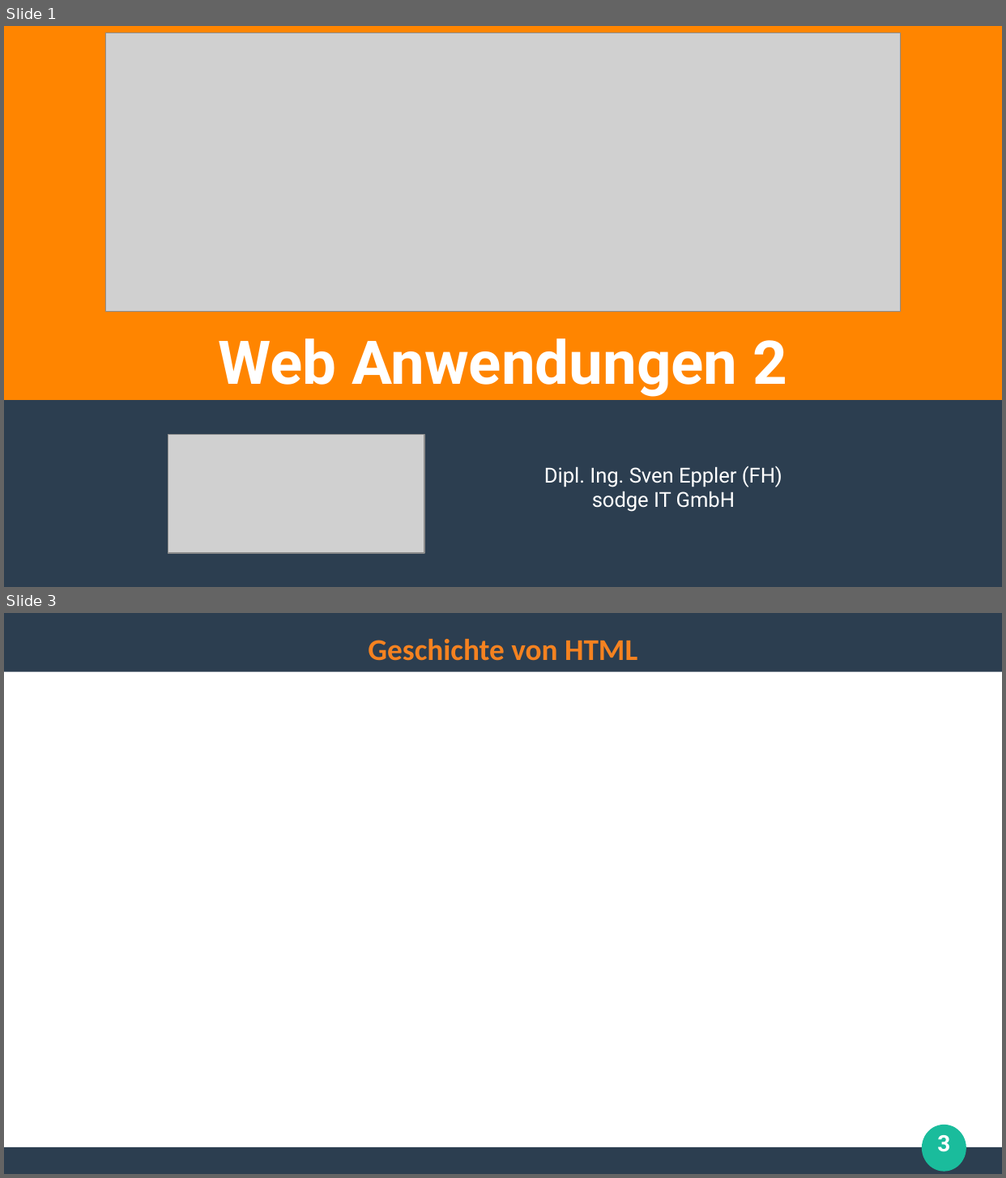
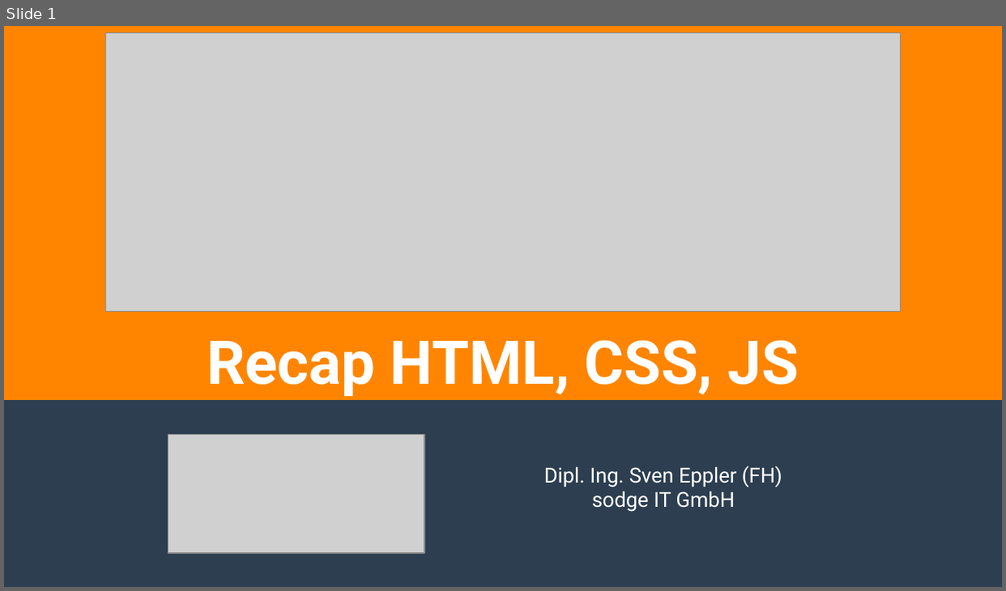
Before and after one commit to ghandmann/HS-AlbSig-WebAnwendungen2, a slide deck: Kapitel/01_Recap_HTML_CSS_JS.odp. Shown one above the other, each under a label of ours: slides 1 and 3 before the commit, slide 1 after it; the slides between them are not shown. The pictures are 1006x1178 and 1006x591 pixels, drawn with LibreOffice and Linux fonts; fonts in the diff are those of the drawing; grey boxes stand for pictures. Boxes give left, top, right and bottom in pixels: in the first picture for what was removed or moved away, otherwise in the second. Text is boxed around its words. In the diff, an @@ line names an element or a change of style, - is before the commit and + after.

```diff
--- a/Kapitel/01_Recap_HTML_CSS_JS.odp
+++ b/Kapitel/01_Recap_HTML_CSS_JS.odp
@@ slide 3 removed at (x1=4, y1=613, x2=1002, y2=1174), background #FFFFFF @@
@@ rectangle removed at (x1=4, y1=613, x2=1002, y2=672) @@
@@ title removed at (x1=368, y1=639, x2=637, y2=661) @@
-Geschichte von HTML
@@ ellipse removed at (x1=923, y1=1125, x2=966, y2=1172) @@
@@ page number removed at (x1=937, y1=1135, x2=950, y2=1152) @@
-3
@@ rectangle removed at (x1=4, y1=1148, x2=1002, y2=1174) @@
@@ slide 1 changed as well @@
@@ title at (x1=206, y1=340, x2=799, y2=396): text changed @@
-Web Anwendungen 2
+Recap HTML, CSS, JS
```
Also in this commit, not shown: 24 slides added, 1 other slide removed, 7 other files.
